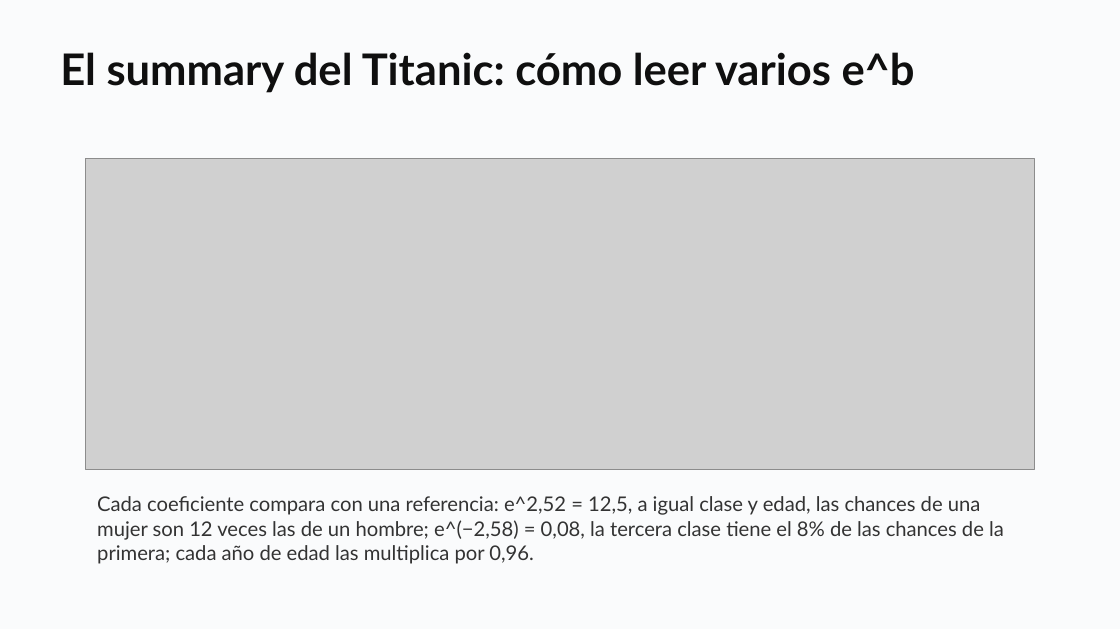
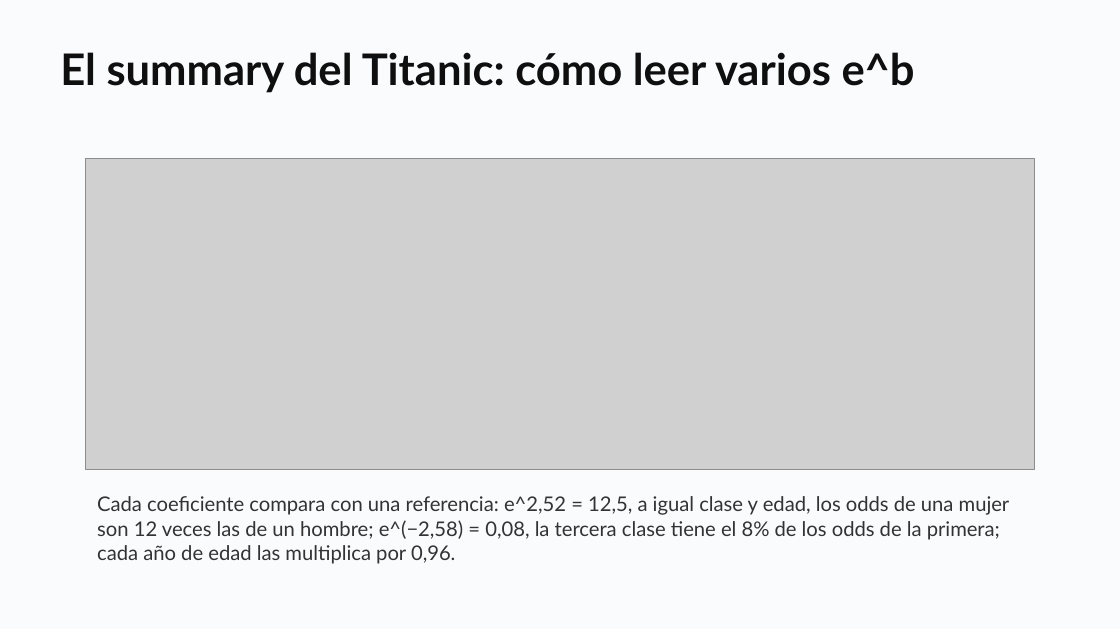
Before and after one commit to daniopitz/diplomado-cdd, a slide deck: slide 26 of presentaciones/clase06_regresion_logistica.pptx. Drawn at 1120x629 pixels with LibreOffice and Linux fonts; fonts in the diff are those of the drawing; grey boxes stand for pictures. Boxes give left, top, right and bottom in pixels: in the first picture for what was removed or moved away, otherwise in the second. Text is boxed around its words. In the diff, an @@ line names an element or a change of style, - is before the commit and + after.

```diff
--- a/presentaciones/clase06_regresion_logistica.pptx
+++ b/presentaciones/clase06_regresion_logistica.pptx
@@ text at box(97, 496, 1010, 564): text changed @@
-Cada coeficiente compara con una referencia: e^2,52 = 12,5, a igual clase y edad, las chances de una mujer son 12 veces las de un hombre; e^(−2,58) = 0,08, la tercera clase tiene el 8% de las chances de la primera; cada año de edad las multiplica por 0,96.
+Cada coeficiente compara con una referencia: e^2,52 = 12,5, a igual clase y edad, los odds de una mujer son 12 veces las de un hombre; e^(−2,58) = 0,08, la tercera clase tiene el 8% de los odds de la primera; cada año de edad las multiplica por 0,96.
```
Also in this commit, not shown: 8 other slides changed, 5 other files.
